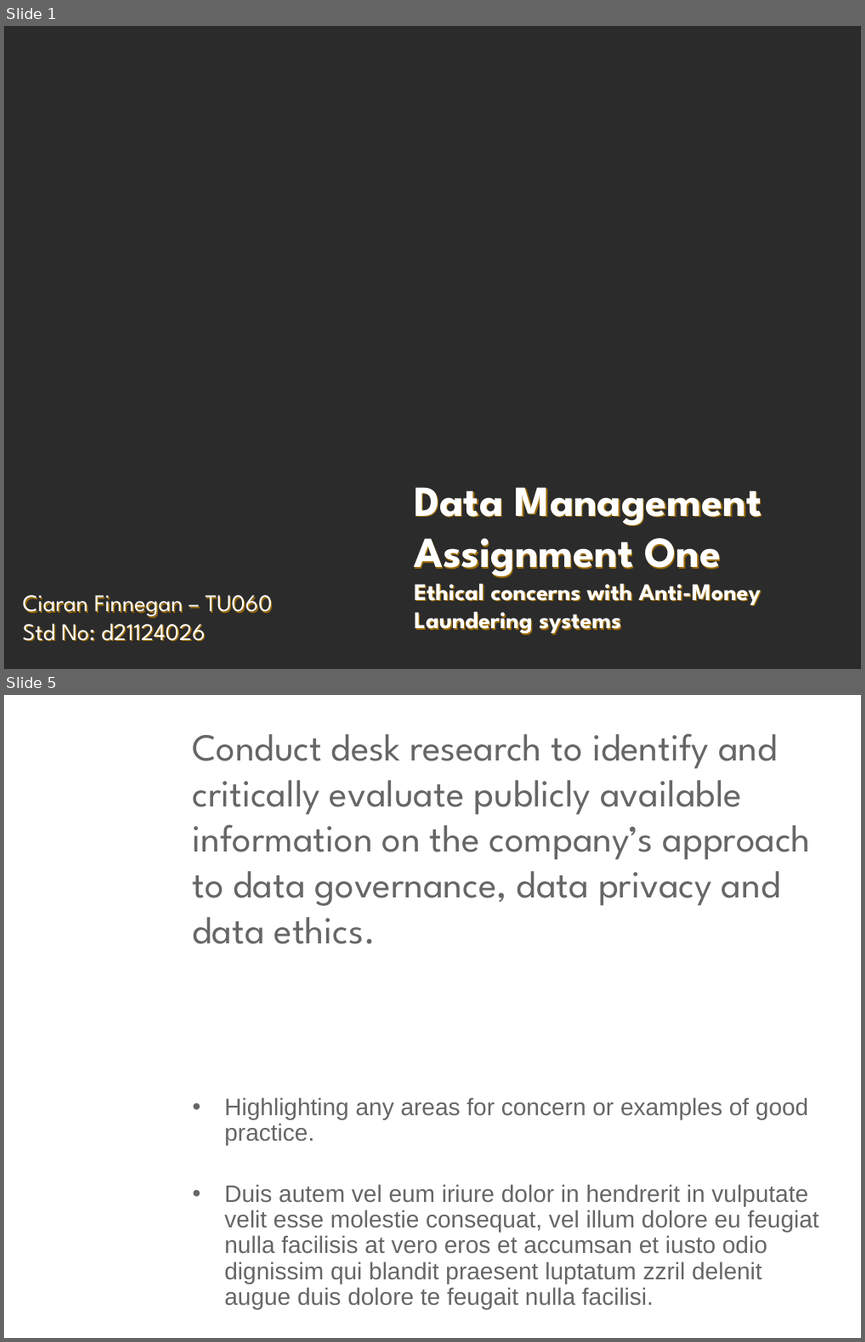
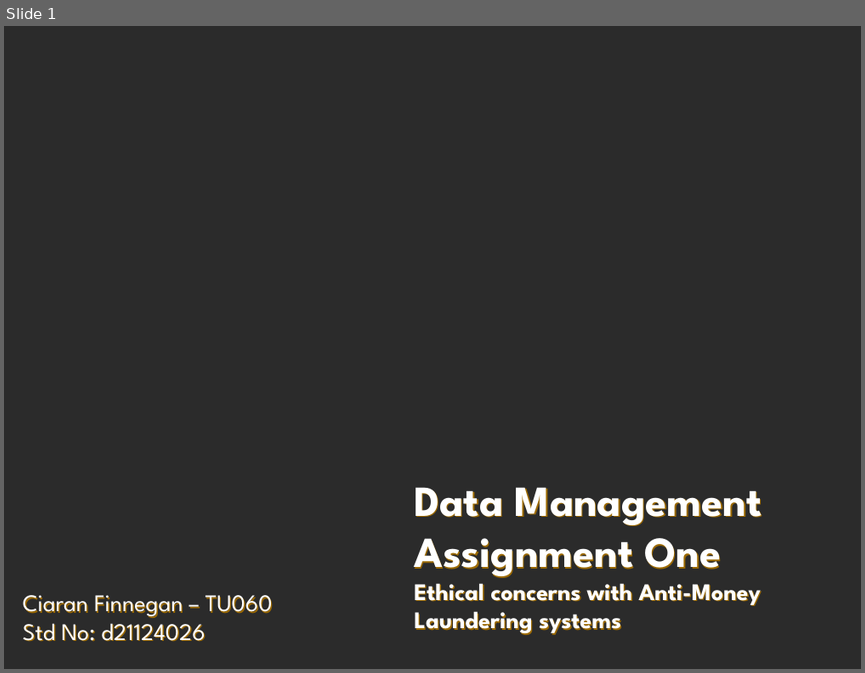
Before and after one commit to JackDaedalus/DataMgmtCA1, a slide deck: PPT_CA1/Data Management - CA1 - AML Ethics - Student Ciaran Finnegan d21124026 v1-1 200222.pptx. Shown one above the other, each under a label of ours: slides 1 and 5 before the commit, slide 1 after it; the slides between them are not shown. The pictures are 865x1342 and 865x673 pixels, drawn with LibreOffice and Linux fonts; fonts in the diff are those of the drawing; background and template pictures are left out; a plain dark background stands for a picture behind light text. Boxes give left, top, right and bottom in pixels: in the first picture for what was removed or moved away, otherwise in the second. Text is boxed around its words. In the diff, an @@ line names an element or a change of style, - is before the commit and + after.

```diff
--- a/PPT_CA1/Data Management - CA1 - AML Ethics - Student Ciaran Finnegan d21124026 v1-1 200222.pptx
+++ b/PPT_CA1/Data Management - CA1 - AML Ethics - Student Ciaran Finnegan d21124026 v1-1 200222.pptx
@@ slide 5 removed at [4,695,861,1338], background picture (left out) @@
@@ title removed at [193,733,811,944] @@
-Conduct desk research to identify and critically evaluate publicly available information on the company’s approach to data governance, data privacy and data ethics.
@@ text removed at [224,1097,819,1309] @@
-• Highlighting any areas for concern or examples of good practice.
-• Duis autem vel eum iriure dolor in hendrerit in vulputate velit esse molestie consequat, vel illum dolore eu feugiat nulla facilisis at vero eros et accumsan et iusto odio dignissim qui blandit praesent luptatum zzril delenit augue duis dolore te feugait nulla facilisi.
```
Also in this commit, not shown: 1 slide changed, 10 slides added, 5 other slides removed, 20 other files.
